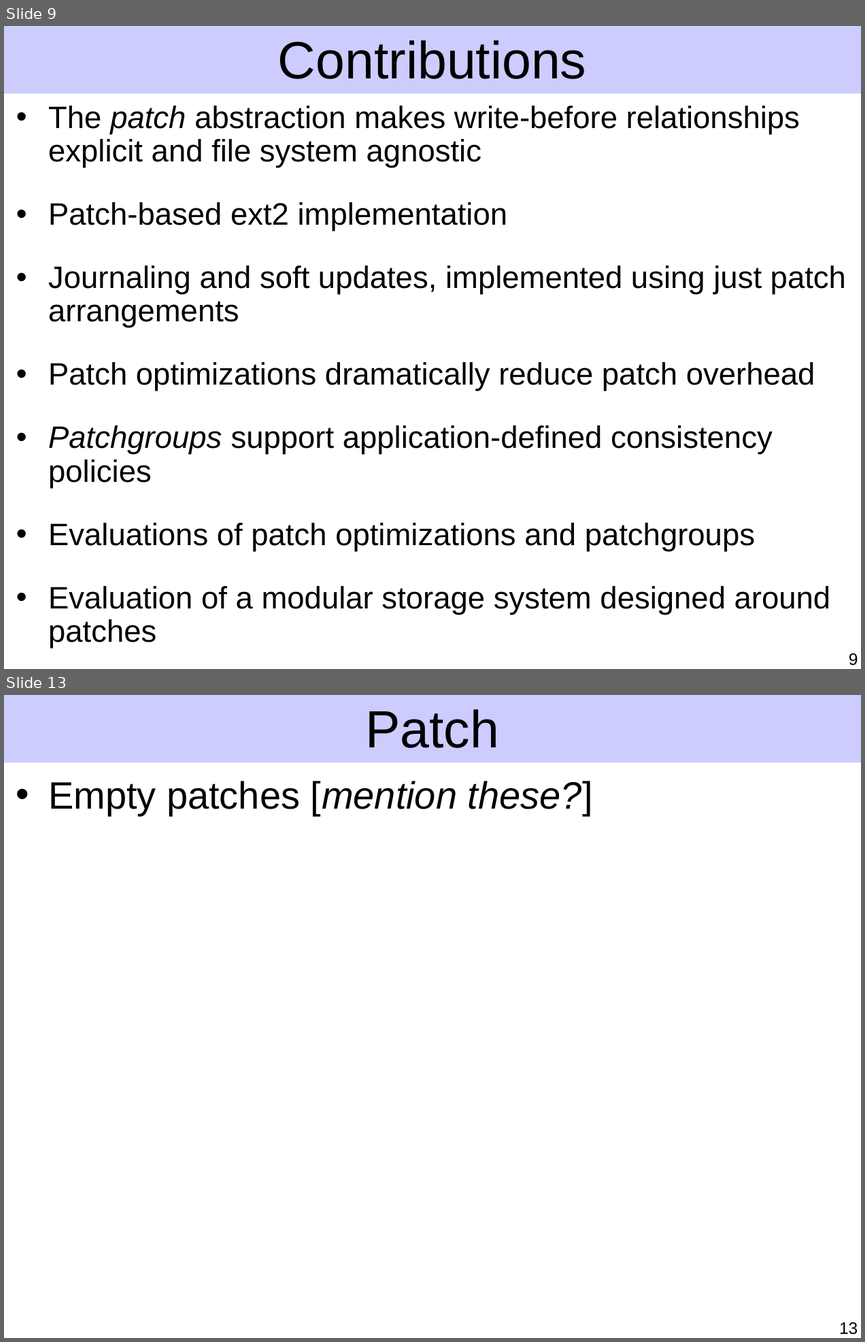
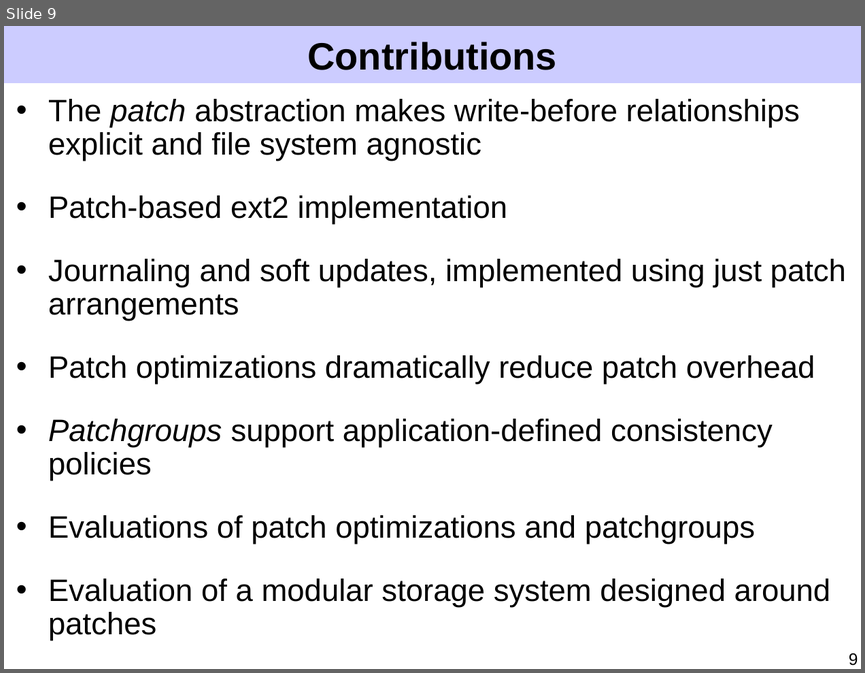
Before and after one commit to ucla-readable/fstitch-doc, a slide deck: sosp/pres.ppt. Shown one above the other, each under a label of ours: slides 9 and 13 before the commit, slide 9 after it; the slides between them are not shown. The pictures are 865x1342 and 865x673 pixels, drawn with LibreOffice and Linux fonts; fonts in the diff are those of the drawing. Boxes give left, top, right and bottom in pixels: in the first picture for what was removed or moved away, otherwise in the second. Text is boxed around its words. In the diff, an @@ line names an element or a change of style, - is before the commit and + after.

Commit message:
Motivation, patch model, and some patch optimization improvements.

```diff
--- a/sosp/pres.ppt
+++ b/sosp/pres.ppt
@@ slide 13 removed at [4,695,861,1338], background #FFFFFF; not listed: 1 template element that a slide beside it also shows @@
@@ title removed at [365,709,499,748] @@
-Patch
@@ text removed at [48,781,593,816] @@
-• Empty patches [mention these?]
@@ page number removed at [839,1322,857,1334] @@
-13
@@ slide 9 changed as well @@
@@ rectangle: place and size @@
-rectangle at [4,26,861,94]
+rectangle at [4,26,861,83]
@@ title "Contributions" at [307,42,557,70]: size 44 to 32 pt, bold on @@
@@ text "The patch abstraction makes write-before ...": place and size @@
-text "The patch abstraction makes write-before ..." at [48,106,846,648]
+text "The patch abstraction makes write-before ..." at [48,99,846,641]
```
Also in this commit, not shown: 37 other slides changed, 8 slides added, 6 other slides removed.
